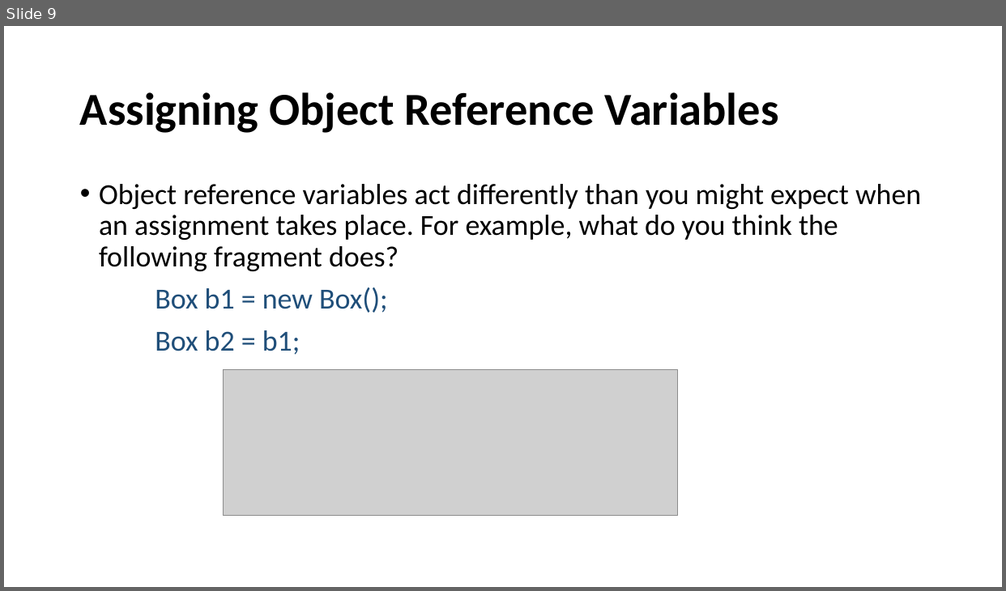
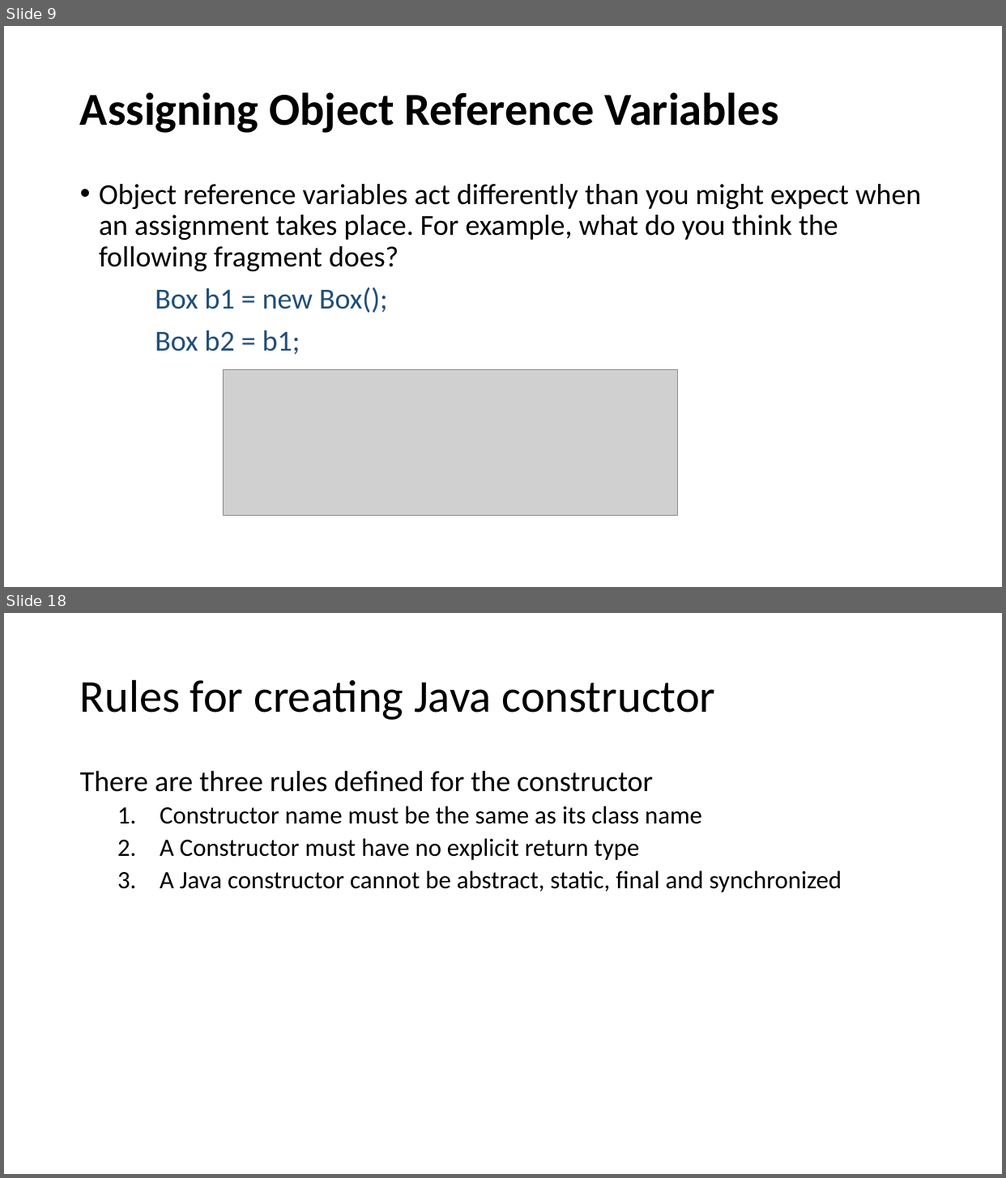
Before and after one commit to Praju-11/Java_Arctic, a slide deck: Class.pptx. Shown one above the other, each under a label of ours: slide 9 before the commit, slides 9 and 18 after it; the slides between them are not shown. The pictures are 1006x591 and 1006x1178 pixels, drawn with LibreOffice and Linux fonts; fonts in the diff are those of the drawing; grey boxes stand for pictures. Boxes give left, top, right and bottom in pixels: in the first picture for what was removed or moved away, otherwise in the second. Text is boxed around its words. In the diff, an @@ line names an element or a change of style, - is before the commit and + after.

```diff
--- a/Class.pptx
+++ b/Class.pptx
@@ slide 18 added at box(4, 613, 1002, 1174), background #FFFFFF @@
@@ title added at box(80, 679, 716, 720), 44 pt, text #000000 @@
+Rules for creating Java constructor
@@ text added at box(80, 771, 842, 892), 24 pt, text #000000 @@
+There are three rules defined for the constructor
+  1. Constructor name must be the same as its class name
+  2. A Constructor must have no explicit return type
+  3. A Java constructor cannot be abstract, static, final and synchronized
```
Also in this commit, not shown: 20 other slides added, 1 other file.
